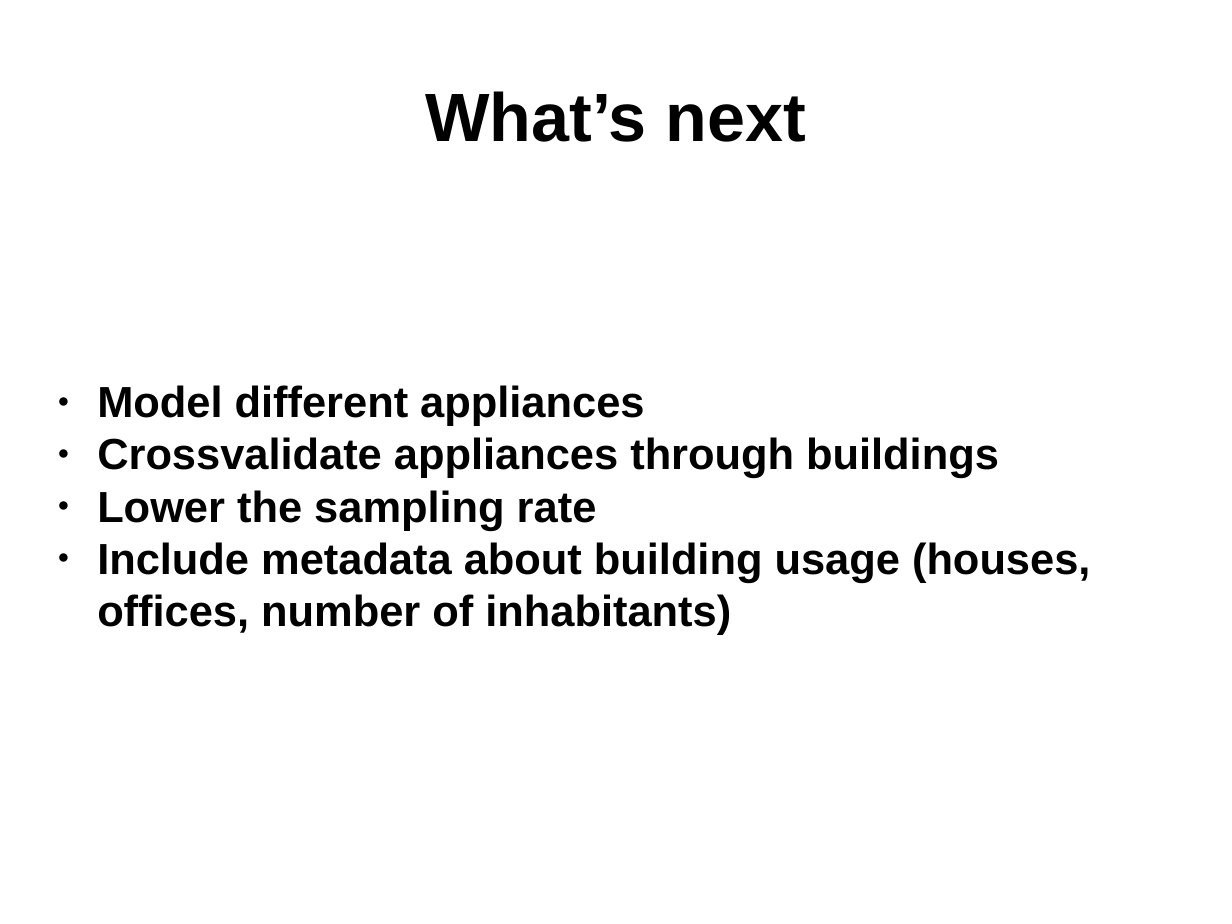
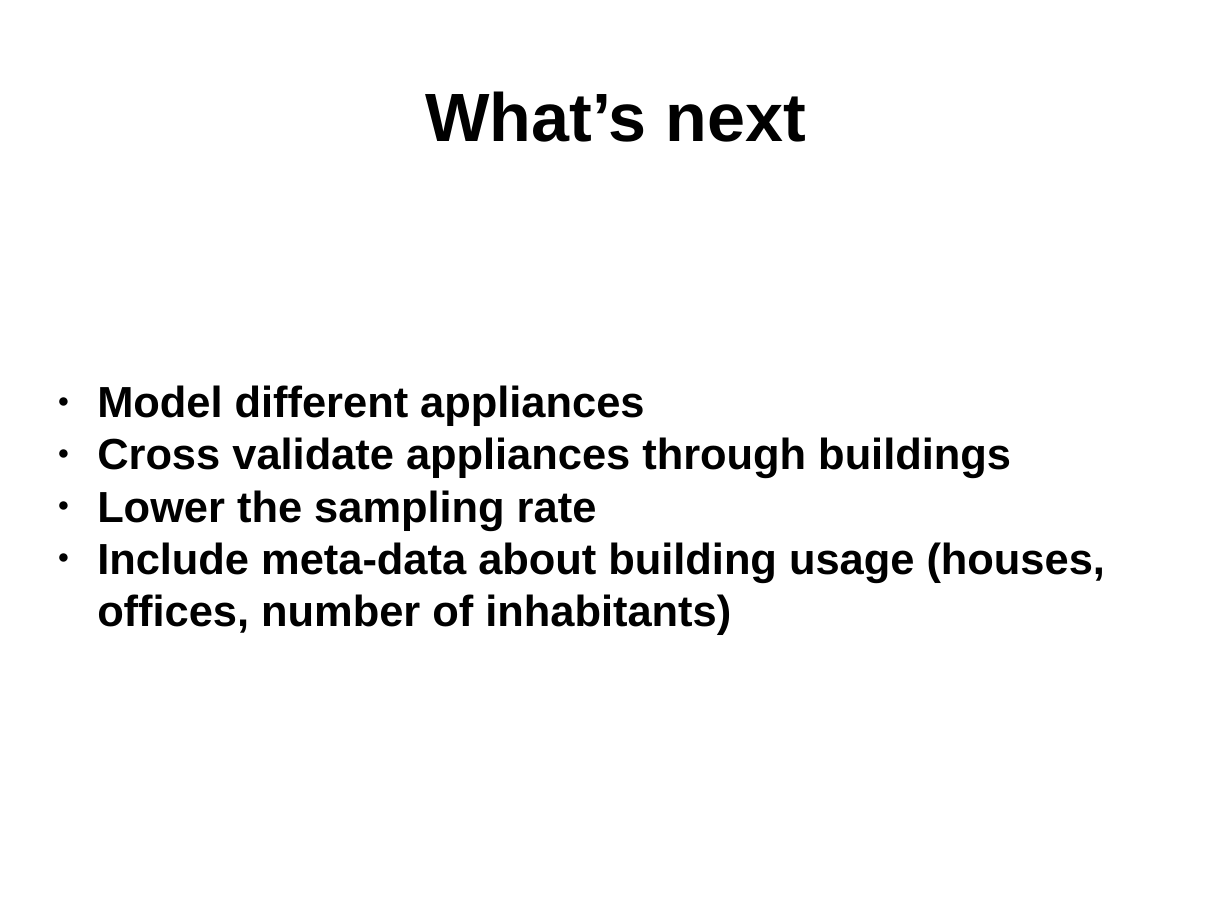
Before and after one commit to filippomedri/applianceblink, a slide deck: slide 8 of doc/mcnulty.odp. Drawn at 1232x924 pixels with LibreOffice and Linux fonts; fonts in the diff are those of the drawing. Boxes give left, top, right and bottom in pixels: in the first picture for what was removed or moved away, otherwise in the second. Text is boxed around its words. In the diff, an @@ line names an element or a change of style, - is before the commit and + after.

Commit message:
Updated Readme, included main and data

```diff
--- a/doc/mcnulty.odp
+++ b/doc/mcnulty.odp
@@ text at (x1=97, y1=437, x2=1011, y2=479): spaces changed @@
-● Crossvalidate appliances through buildings
+● Cross validate appliances through buildings
@@ text at (x1=97, y1=542, x2=1105, y2=635): text changed @@
-● Include metadata about building usage (houses, offices, number of inhabitants)
+● Include meta-data about building usage (houses, offices, number of inhabitants)
```
Also in this commit, not shown: 2 other slides changed, 4 other files.
